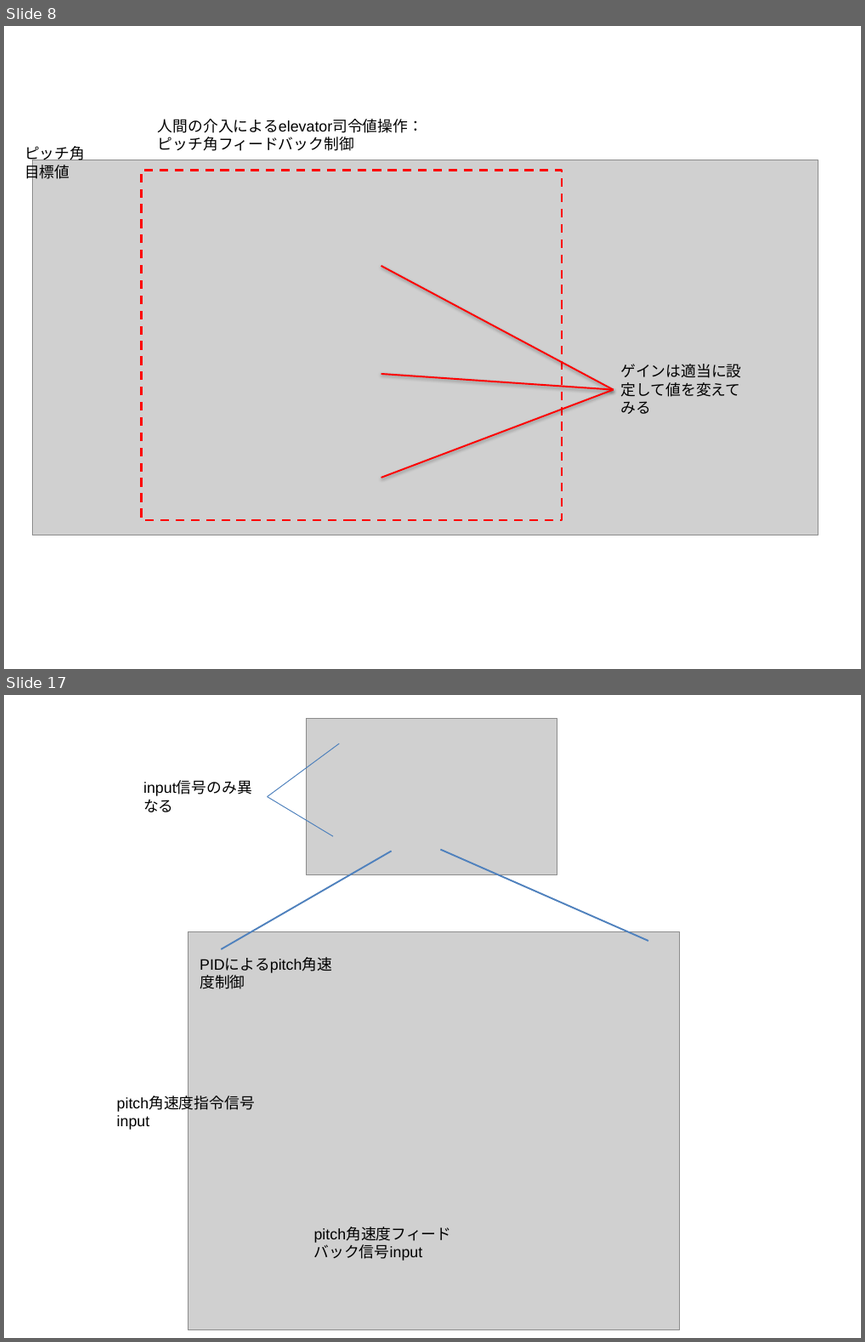
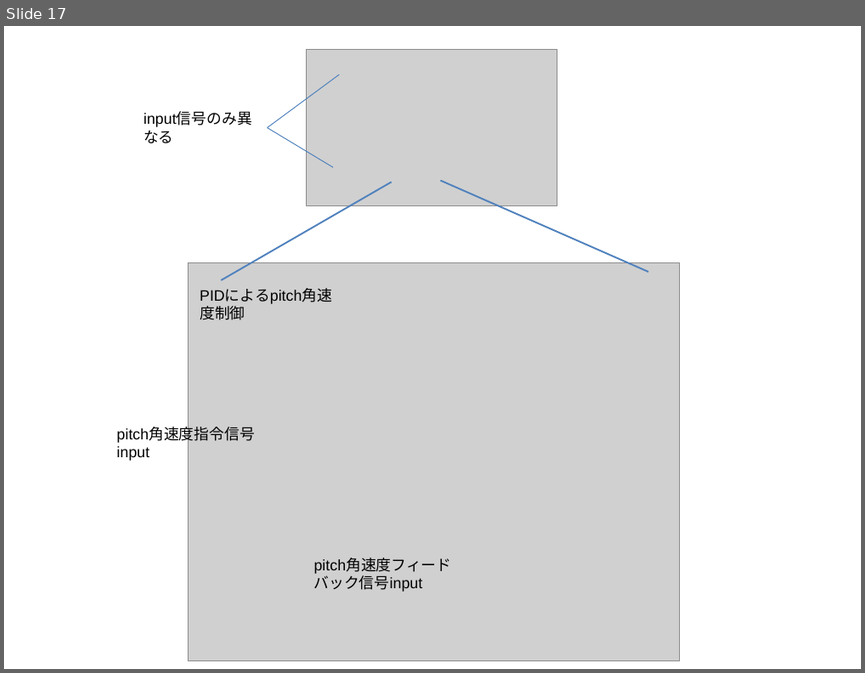
Before and after one commit to zeta-plusplus/SystemModels, a slide deck: figs/makeFig.pptx. Shown one above the other, each under a label of ours: slides 8 and 17 before the commit, slide 17 after it; the slides between them are not shown. The pictures are 865x1342 and 865x673 pixels, drawn with LibreOffice and Linux fonts; fonts in the diff are those of the drawing; grey boxes stand for pictures. Boxes give left, top, right and bottom in pixels: in the first picture for what was removed or moved away, otherwise in the second. Text is boxed around its words. In the diff, an @@ line names an element or a change of style, - is before the commit and + after.

```diff
--- a/figs/makeFig.pptx
+++ b/figs/makeFig.pptx
@@ slide 8 removed at <box>4,26,861,669</box>, background #FFFFFF @@
@@ text removed at <box>158,119,423,151</box> @@
-人間の介入によるelevator司令値操作：
-ピッチ角フィードバック制御
@@ text removed at <box>24,146,85,182</box> @@
-ピッチ角目標値
@@ picture removed at <box>33,160,818,534</box> @@
@@ rectangle removed at <box>142,170,562,520</box> @@
@@ line removed from (381, 266) to (613, 390) @@
@@ line removed from (381, 374) to (613, 390) @@
@@ text removed at <box>621,363,742,414</box> @@
-ゲインは適当に設定して値を変えてみる
@@ line removed from (381, 477) to (613, 390) @@
```
Also in this commit, not shown: 5 slides changed, 4 slides added, 3 other slides removed, 5 other files.
